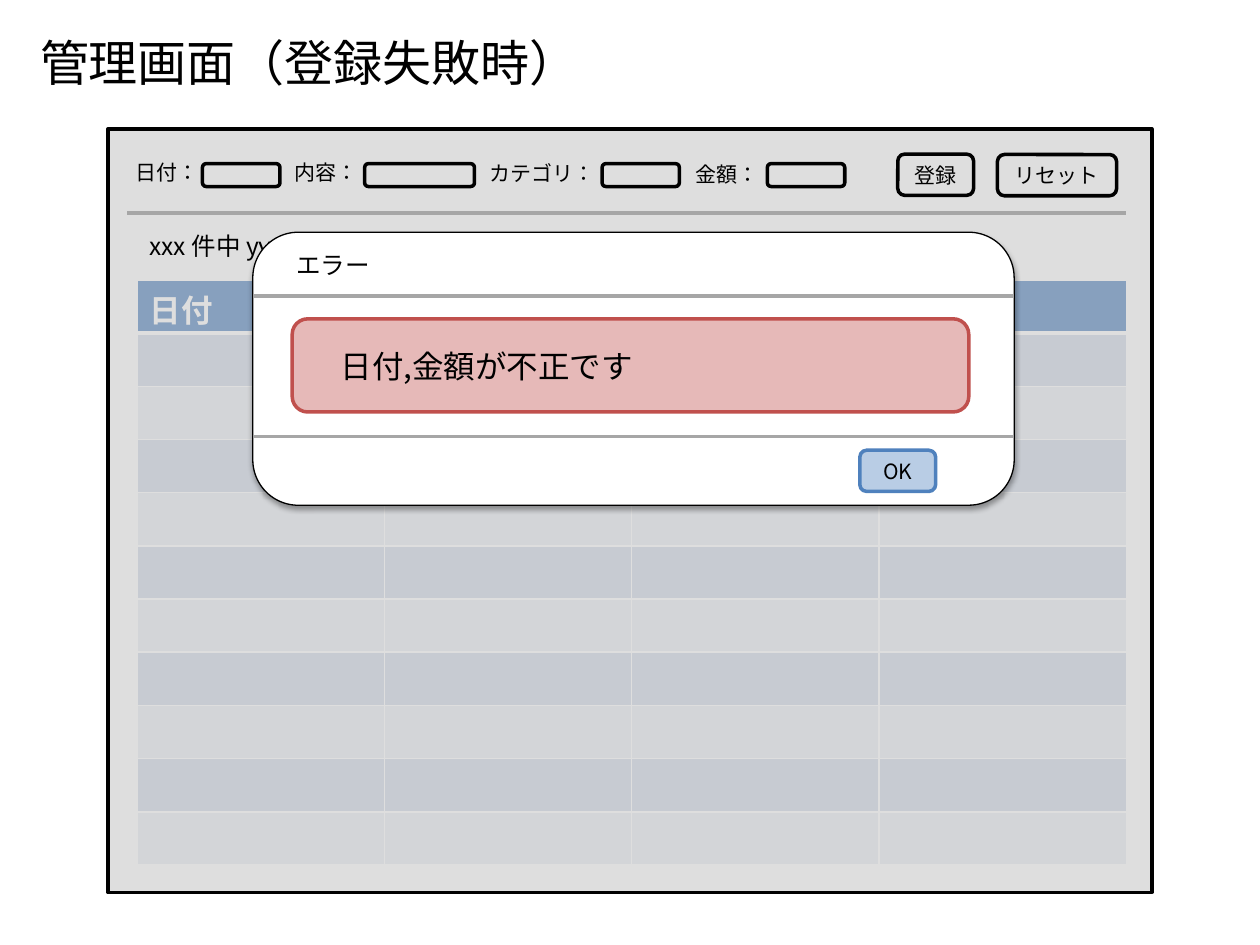
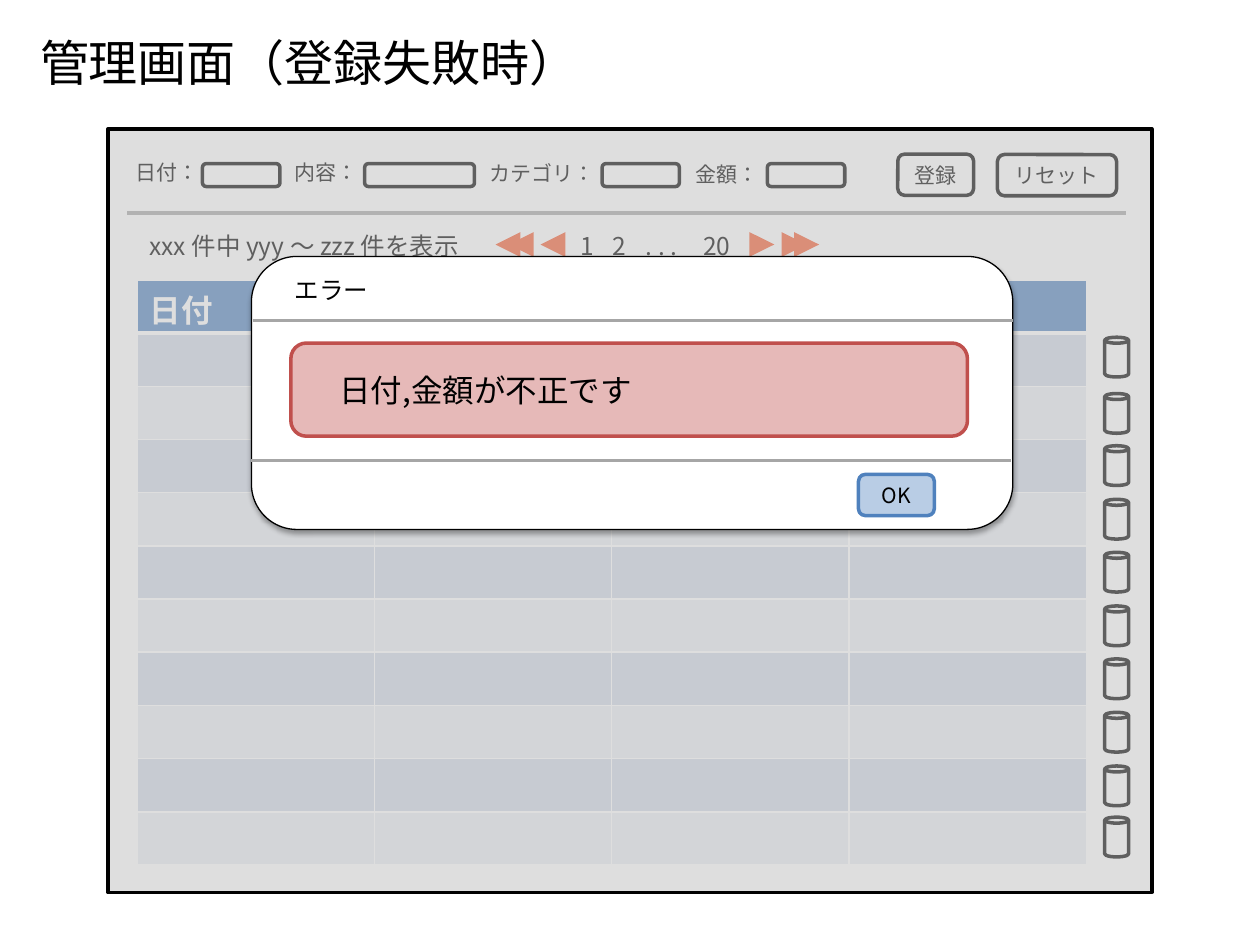
Before and after one commit to Leonis0813/chort, a slide deck: slide 5 of bin/algieba.pptx. Drawn at 1260x945 pixels with LibreOffice and Linux fonts; fonts in the diff are those of the drawing. Boxes give left, top, right and bottom in pixels: in the first picture for what was removed or moved away, otherwise in the second. Text is boxed around its words. In the diff, an @@ line names an element or a change of style, - is before the commit and + after.

```diff
--- a/bin/algieba.pptx
+++ b/bin/algieba.pptx
@@ table: place and size @@
-table at [137, 280, 1125, 866]
+table at [137, 280, 1085, 866]
@@ cylinder added at [1105, 338, 1129, 378], outline #000000 2 pt @@
@@ cylinder added at [1105, 393, 1129, 433], outline #000000 2 pt @@
@@ cylinder added at [1105, 446, 1129, 486], outline #000000 2 pt @@
@@ 3 rounded rectangles, 2 lines, 1 text: place and size @@
-3 rounded rectangles, 2 lines, 1 text at [253, 232, 1014, 505]
+3 rounded rectangles, 2 lines, 1 text at [252, 257, 1013, 530]
@@ cylinder added at [1105, 499, 1129, 539], outline #000000 2 pt @@
@@ cylinder added at [1105, 552, 1129, 592], outline #000000 2 pt @@
@@ cylinder added at [1105, 606, 1129, 646], outline #000000 2 pt @@
@@ cylinder added at [1105, 659, 1129, 699], outline #000000 2 pt @@
@@ cylinder added at [1105, 712, 1129, 752], outline #000000 2 pt @@
@@ cylinder added at [1105, 766, 1129, 806], outline #000000 2 pt @@
@@ cylinder added at [1105, 818, 1129, 858], outline #000000 2 pt @@
```
Also in this commit, not shown: 3 other slides changed, 2 other files.
